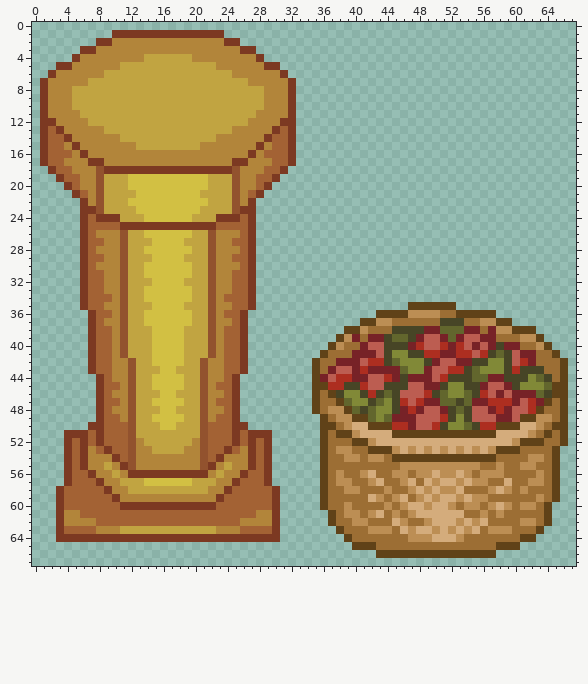
Edited in one commit: sprite sheet (res/Themes/Temple/Obstacles.png). The picture above is the old version.
The file is 68x68 pixels.
New version:
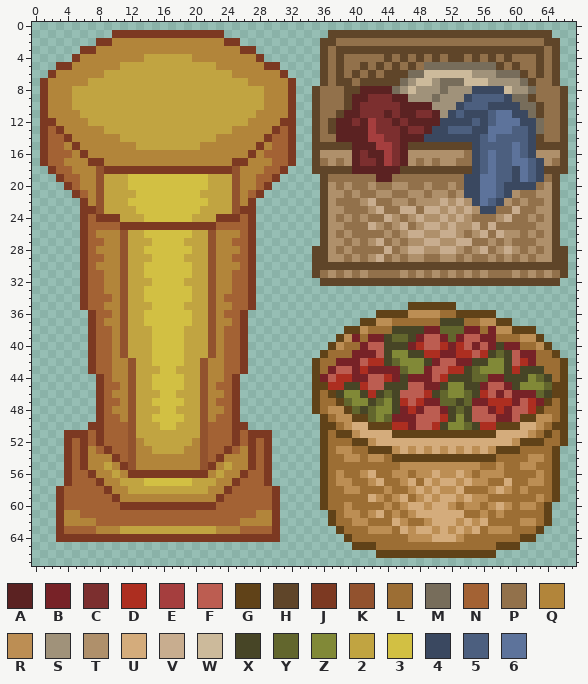
Palette (. is transparent): A #5b2222  B #772227  C #7c2f2f  D #ad2e20  E #a53e3e  F #bc5d51  G #604218  H #5f4529  J #7c3922  K #92522e  L #9c6e34  M #776d5b  N #a36234  P #92714b  Q #b2853a  R #bc8e54  S #a0927a  T #af906b  U #d4ac7c  V #c8ad8f  W #ccba9b  X #474526  Y #62662d  Z #818937  2 #c1a441  3 #d2c043  4 #3a4860  5 #4c5f7f  6 #5d739b
Message: Add cloth crate
The edit:
@@ x 33..67 @@
  0 ...................................
- 1 ...................................
- 2 ...................................
- 3 ...................................
- 4 ...................................
- 5 ...................................
- 6 ...................................
- 7 ...................................
- 8 ...................................
- 9 ...................................
-10 ...................................
-11 ...................................
-12 ...................................
-13 ...................................
-14 ...................................
-15 ...................................
-16 ...................................
-17 ...................................
-18 ...................................
-19 ...................................
-20 ...................................
-21 ...................................
-22 ...................................
-23 ...................................
-24 ...................................
-25 ...................................
-26 ...................................
-27 ...................................
-28 ...................................
-29 ...................................
-30 ...................................
-31 ...................................
-32 ...................................
+ 1 ....HHHHHHHHHHHHHHHHHHHHHHHHHHHH...
+ 2 ...HHPPPPPPPPPPPPPPPPPPPPPPPPPPHH..
+ 3 ...HPHHHHHHHHHHHHHHHHHHHHHHHHHHPH..
+ 4 ...HPHPPPPPHPHPHPHPHHPHPHPHPPPHPH..
+ 5 ...HPHPPHPHPHPHPMMMMMMMMMHPHPPHPH..
+ 6 ...HPHPHPHPHHHMMWWWWWWSSSMMMHPHPH..
+ 7 ...HPHHPHHHHHMSWWSMMMWWWSSSSMHPPH..
+ 8 ..HPPPHHAAAAMSWSSSMSSS4444WSSMPPPH.
+ 9 ..HPPPHAACCCAASSSMSSS455554MMHPPPH.
+10 ..HPPPHACCCCCAAAASSS45554444MMHPPH.
+11 ..HPPHAACCCACAACCAS4544456644MHPPH.
+12 ..HPHAACAECCACAAAA444454566644MPPH.
+13 ..HPHAAAAECCCACCA4455544666554MPPH.
+14 ..HPPAAAAEECCAAA44444445655554HPPH.
+15 ..HHHHHAAAEECAHHHHHHHH45555654HHHH.
+16 ..HTTTTACAAECATTTTTTTP45655654TTTH.
+17 ..HPTPTACCAECATPTPTTPP456556654TPH.
+18 ..HHHHHAAAAAAHHHHHHHHH456554654HHH.
+19 ...HPPPPPPAAPPPPPPPPP4466554654PH..
+20 ...HTPTPPTPPTTPPTPPTP446654444PTH..
+21 ...HTTPTPPTTPPTTPTTPT446654TPPTTH..
+22 ...HTPPPTVPPTTPTTTVTVT4654TPTPPTH..
+23 ...HTTPPPTVPPVVPVVTVTVT44PPVPPTTH..
+24 ...HTPTPTPPVTPTVTTVTVTPPPTVPPTPTH..
+25 ...HTTPPPVTPTVPTVVTVTTVPVPPPPPTTH..
+26 ...HTPTPPPPTPTVVTTVVTPTVPVTTPTPTH..
+27 ...HTTPTPTVPTPTTVVTTVVPPTPTPPPTTH..
+28 ..HHTPTPPPPVPTVVTTVVTPTVPTVTPTPTHH.
+29 ..HHTTPTPTVPTPTTPPTTPTPPTPTPTPTTHH.
+30 ..HHHHHHHHHHHHHHHHHHHHHHHHHHHHHHHH.
+31 ..HPTPTPTPPPPTPTPTPTPTPTPPPTPTPTPH.
+32 ...HHHHHHHHHHHHHHHHHHHHHHHHHHHHHH..
 33 ...................................
Where, in picture pixels (left, top, right, bottom), the same in both pictures:
added: (312, 30, 568, 286)
